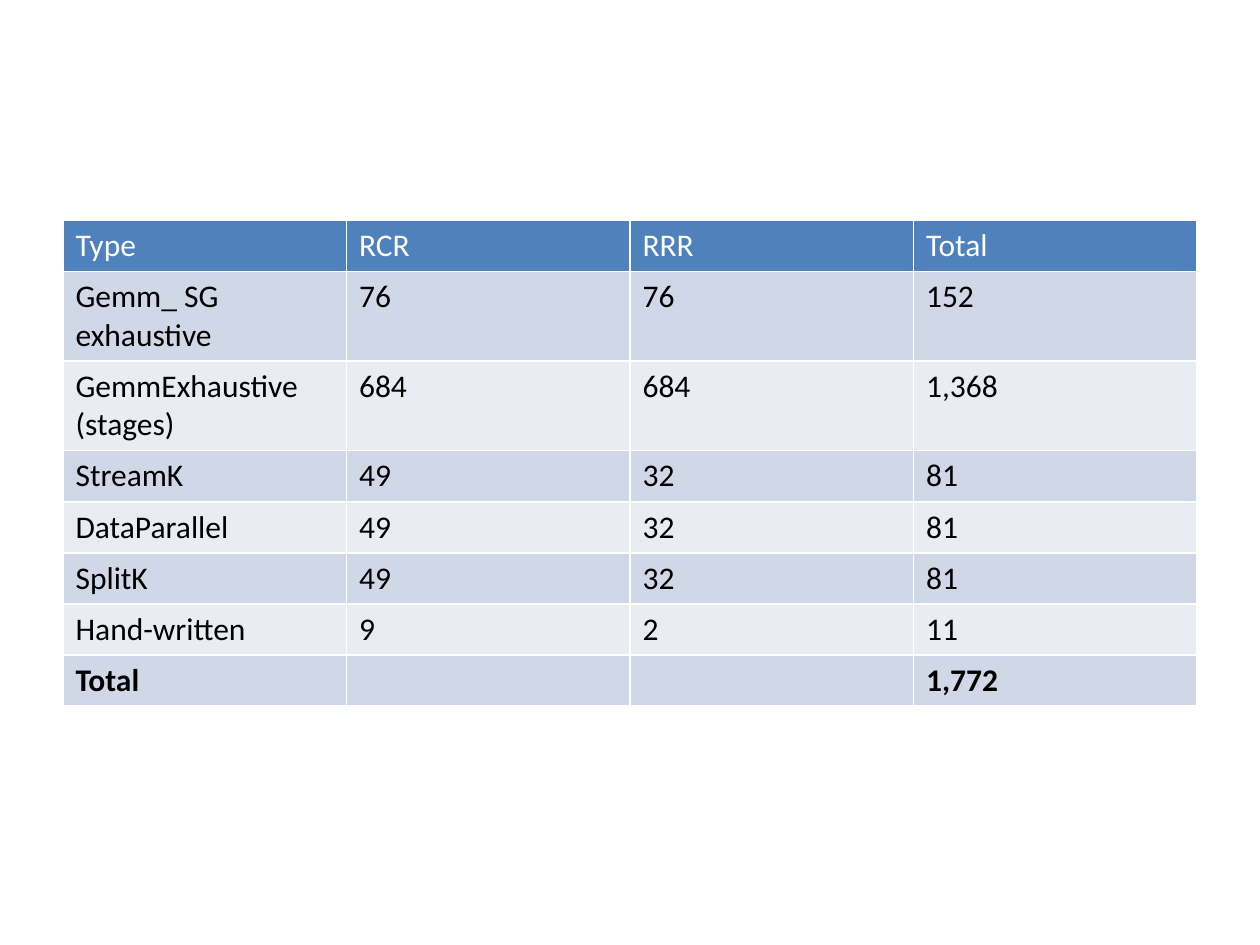
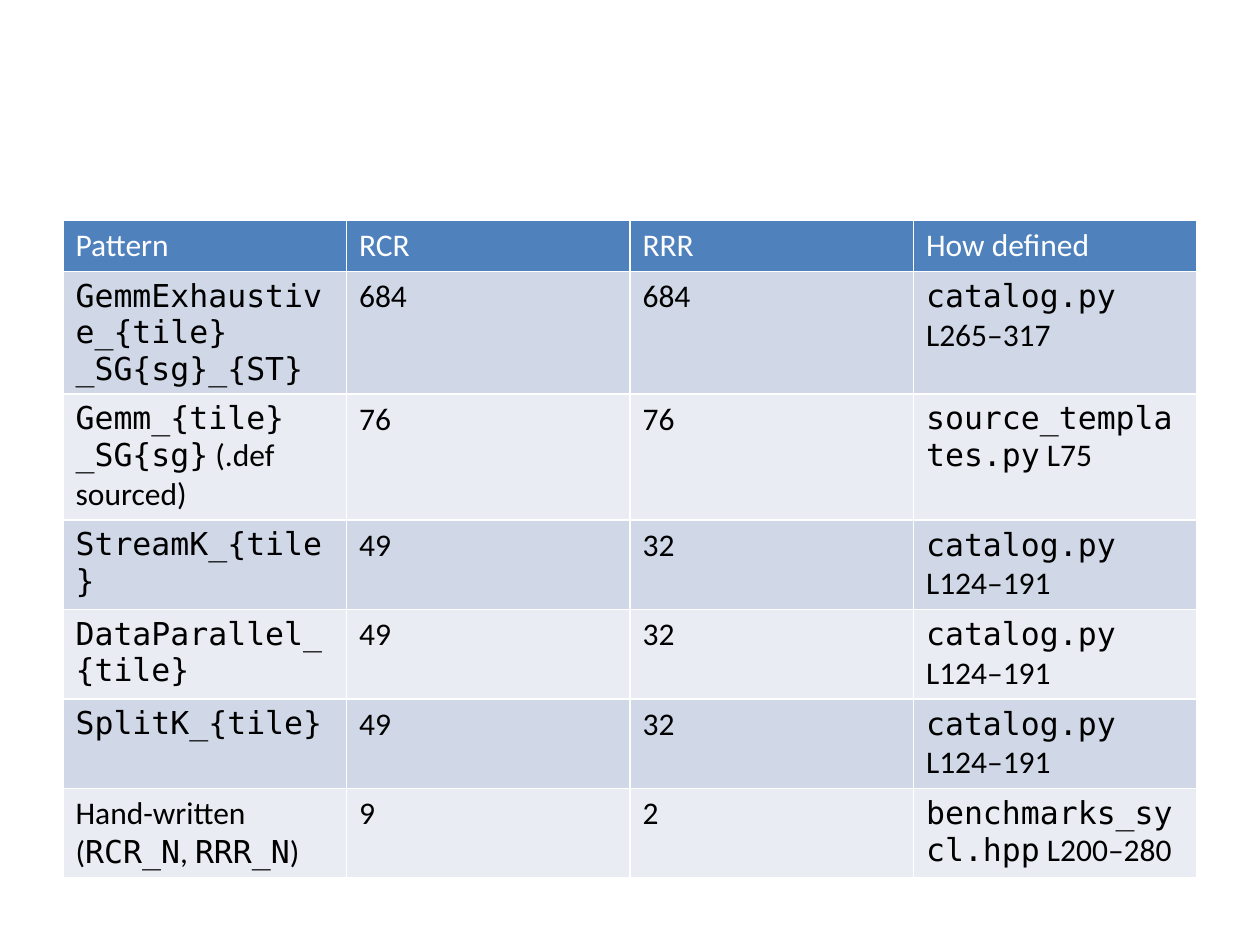
Before and after one commit to intel/sycl-tla, a slide deck: slide 7 of docs/presentation.pptx. Drawn at 1260x945 pixels with LibreOffice and Linux fonts; fonts in the diff are those of the drawing. Boxes give left, top, right and bottom in pixels: in the first picture for what was removed or moved away, otherwise in the second. Text is boxed around its words. In the diff, an @@ line names an element or a change of style, - is before the commit and + after.

```diff
--- a/docs/presentation.pptx
+++ b/docs/presentation.pptx
@@ table at box(63, 220, 1197, 874) @@
-row 1: Type | RCR | RRR | Total
-row 2: Gemm_ SG exhaustive | 76 | 76 | 152
-row 3: GemmExhaustive (stages) | 684 | 684 | 1,368
-row 4: StreamK | 49 | 32 | 81
-row 5: DataParallel | 49 | 32 | 81
-row 6: SplitK | 49 | 32 | 81
-row 7: Hand-written | 9 | 2 | 11
-row 8: Total |  |  | 1,772
+row 1: Pattern | RCR | RRR | How defined
+row 2: GemmExhaustive_{tile}_SG{sg}_{ST} | 684 | 684 | catalog.py L265–317
+row 3: Gemm_{tile}_SG{sg} (.def sourced) | 76 | 76 | source_templates.py L75
+row 4: StreamK_{tile} | 49 | 32 | catalog.py L124–191
+row 5: DataParallel_{tile} | 49 | 32 | catalog.py L124–191
+row 6: SplitK_{tile} | 49 | 32 | catalog.py L124–191
+row 7: Hand-written (RCR_N, RRR_N) | 9 | 2 | benchmarks_sycl.hpp L200–280
```
Also in this commit, not shown: 9 other slides changed, 20 slides added, 20 slides removed, 2 other files.
